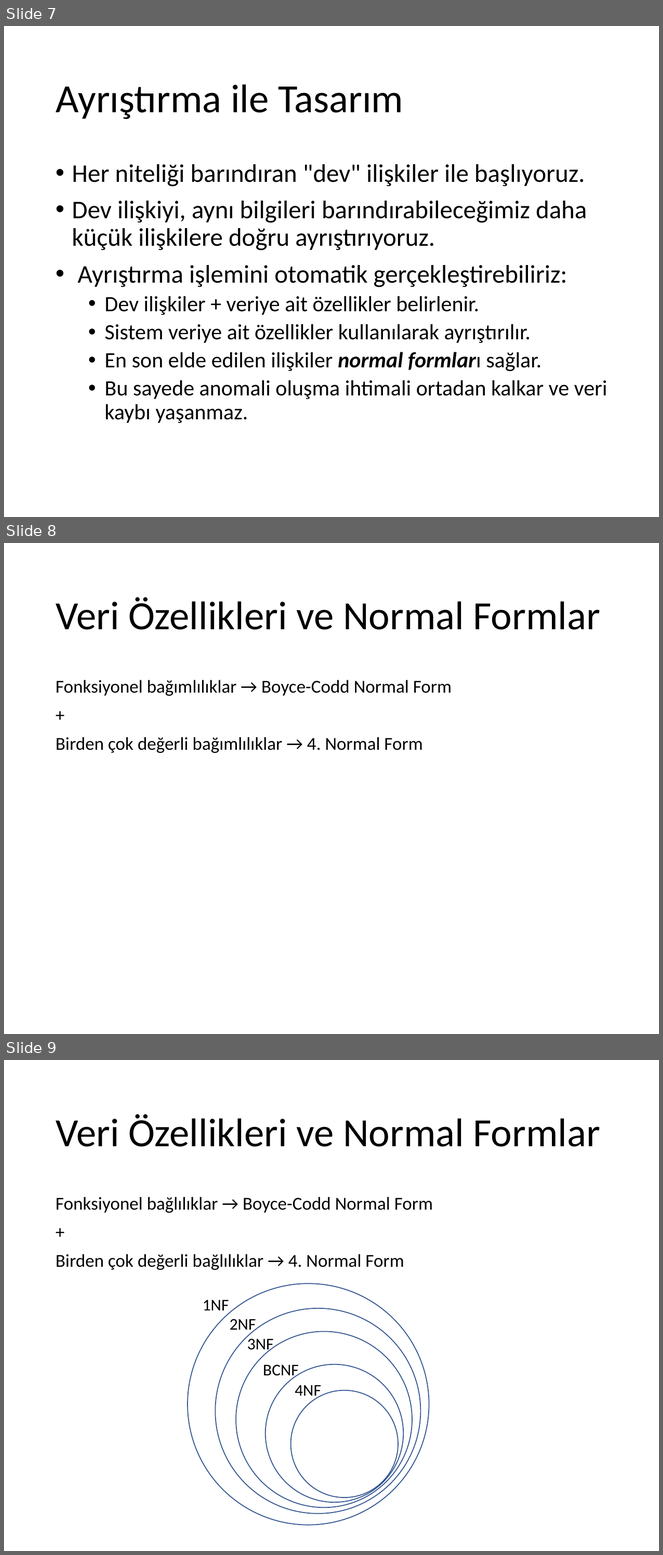
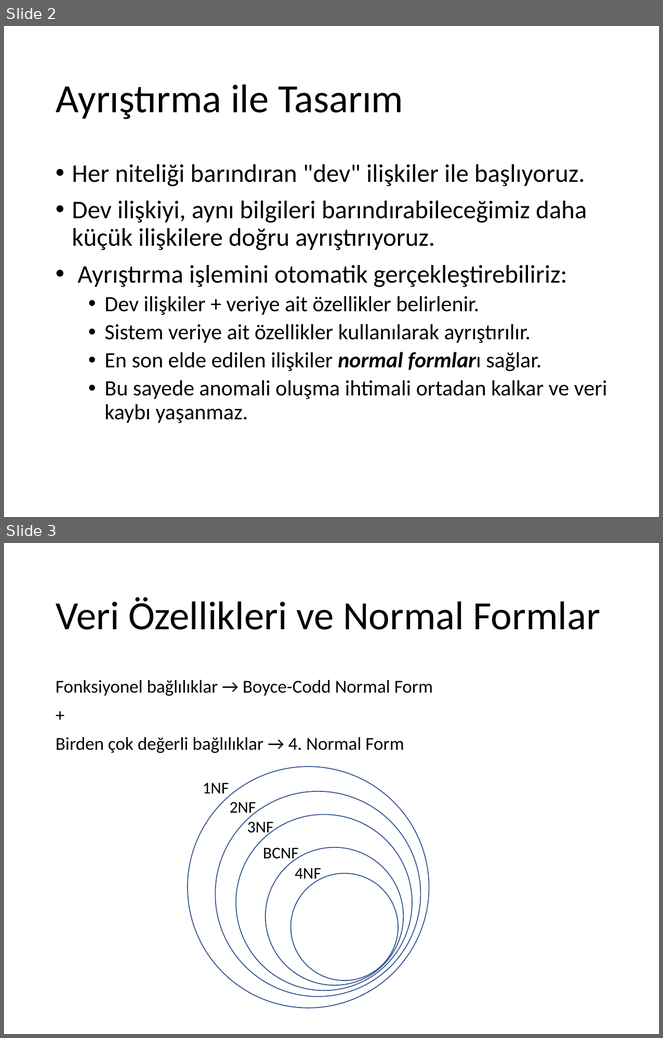
Before and after one commit to ihpar/dbms, a slide deck: Slides/Ders 5.2 Design BCNF.pptx. Shown one above the other, each under a label of ours: slides 7, 8 and 9 before the commit, slides 2 and 3 after it. The pictures are 663x1555 and 663x1038 pixels, drawn with LibreOffice and Linux fonts; fonts in the diff are those of the drawing. Boxes give left, top, right and bottom in pixels: in the first picture for what was removed or moved away, otherwise in the second. Text is boxed around its words. In the diff, an @@ line names an element or a change of style, - is before the commit and + after.

```diff
--- a/Slides/Ders 5.2 Design BCNF.pptx
+++ b/Slides/Ders 5.2 Design BCNF.pptx
@@ slide 8 removed at (4, 543, 659, 1034), background #FFFFFF @@
@@ title removed at (55, 597, 600, 630) @@
-Veri Özellikleri ve Normal Formlar
@@ text removed at (55, 680, 452, 753) @@
-Fonksiyonel bağımlılıklar → Boyce-Codd Normal Form
-+
-Birden çok değerli bağımlılıklar → 4. Normal Form
@@ what was slide 7 is now slide 2 @@
@@ what was slide 9 is now slide 3 @@
```
Also in this commit, not shown: 1 slide changed, 5 other slides removed, 3 other files.
